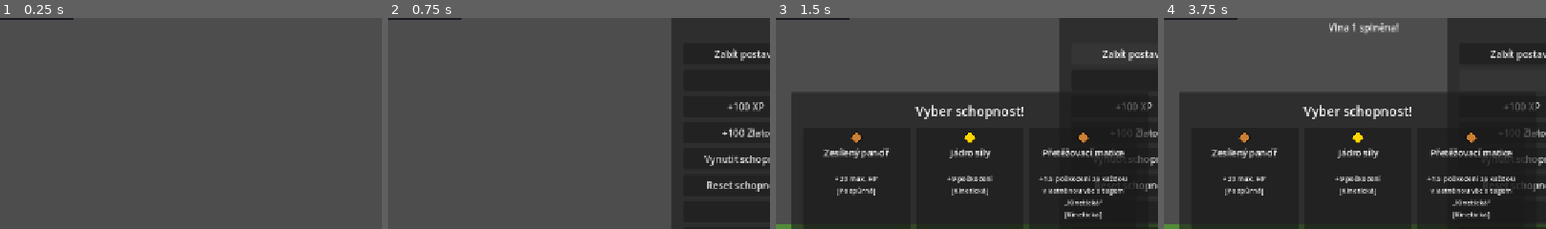
Above: before the commit, frames 1-4 (left to right).
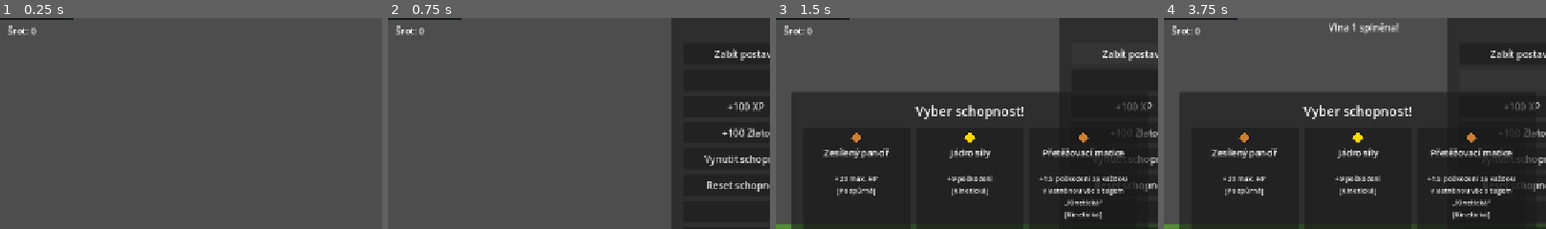
Above: after the commit, the same moments.

Repository: Wazzbi/auto-battler
Game: Godot game, scene res://scenes/main.tscn
The game is run twice, just before and just after one commit, with the same random seed, the same clock (stepped at 60 frames per second) and the same inputs.
Inputs:
- Up to frame 1 (0.25 s): no input
- Up to frame 2 (0.75 s): click "Debug" at 0.5 s
- Up to frame 3 (1.5 s): click "Zabít postavu" at 1.25 s
- Up to frame 4 (3.75 s): click "Nesmrtelnost: Vypnuto" at 2 s; click "Nesmrtelnost: Zapnuto" at 2.75 s; click "Přeskočit vlnu" at 3.5 s
The pictures show only the part of the screen within x 25-75%, y 8-58%; the shares and areas given below are measured in that part.

The runs differ from the first frame. In frame 1, 0.2% of the frame differs, in the area x 2-10%, y 3-9%; in frame 2, 0.2%; in frame 3, 0.2%; in frame 4, 0.2%.

Commit message:
Přidat šrot jako první krok budoucího systému blueprintů a craftění
Nepřátelé teď při smrti dropují šrot (GameManager.scrap, zatím jeden
typ suroviny, flat scrap_reward na enemy.gd) zobrazený v HUD vedle
zlata. Jde zatím jen o samotnou surovinu - blueprinty, recepty a
crafting UI v obchodě jsou navazující kroky.

Co-Authored-By: Claude Sonnet 5 <noreply@anthropic.com>

Diff:
--- a/scenes/enemies/enemy.gd
+++ b/scenes/enemies/enemy.gd
@@ -21,6 +21,10 @@
 @export var reward: int = 10
 ## Zkušenosti za zabití - hráč z nich sbírá úrovně a body do schopností
 @export var xp_reward: int = 12
+## Suroviny (šrot) za zabití - vstup pro budoucí crafting (viz "Suroviny a
+## crafting" v CLAUDE.md). Zatím stejná plochá hodnota pro každého nepřítele,
+## stejně jako reward/xp_reward dnes u Elite.
+@export var scrap_reward: int = 1
 ## Jak blízko svého STŘEDU musí projektil dolétnout, aby se počítal zásah.
 ## Musí zhruba odpovídat polovině šířky vizuálu (Polygon2D), jinak zásah
 ## vypadá, že se stane příliš brzy/pozdě vůči tomu, co je vidět na obrazovce -
@@ -102,5 +106,5 @@
 	if _is_dead:
 		return
 	_is_dead = true
-	GameManager.enemy_defeated(reward, xp_reward)
+	GameManager.enemy_defeated(reward, xp_reward, scrap_reward)
 	queue_free()
--- a/scenes/ui/hud.gd
+++ b/scenes/ui/hud.gd
@@ -39,6 +39,7 @@
 @onready var xp_bar: ProgressBar = $Control/XPBar
 @onready var xp_label: Label = $Control/XPBar/XPLabel
 @onready var gold_label: Label = $Control/GoldLabel
+@onready var scrap_label: Label = $Control/ScrapLabel
 
 @onready var shop_panel: Panel = $Control/ShopPanel
 @onready var shop_close_button: Button = $Control/ShopPanel/CloseButton
@@ -175,6 +176,7 @@
 func _ready() -> void:
 	GameManager.wave_started.connect(_on_wave_started)
 	GameManager.currency_changed.connect(_on_currency_changed)
+	GameManager.scrap_changed.connect(_on_scrap_changed)
 	GameManager.xp_changed.connect(_on_xp_changed)
 	GameManager.level_changed.connect(_on_level_changed)
 	GameManager.ability_draft_ready.connect(_on_ability_draft_ready)
@@ -265,6 +267,10 @@
 	gold_label.text = "Zlato: %d" % new_amount
 	if shop_panel.visible:
 		_refresh_shop_panel()
+
+
+func _on_scrap_changed(new_amount: int) -> void:
+	scrap_label.text = "Šrot: %d" % new_amount
 
 
 func _on_xp_changed(current_xp: int, xp_needed: int) -> void:
@@ -427,6 +433,7 @@
 	loop_label.text = "Kolo %d" % GameManager.loop_count
 	level_label.text = str(GameManager.player_level)
 	gold_label.text = "Zlato: %d" % GameManager.currency
+	scrap_label.text = "Šrot: %d" % GameManager.scrap
 	_on_xp_changed(GameManager.player_xp, GameManager.xp_for_next_level())
 	_refresh_abilities()
 	_refresh_shop_slots()
--- a/scenes/ui/hud.tscn
+++ b/scenes/ui/hud.tscn
@@ -118,6 +118,16 @@
 offset_bottom = 100.0
 theme_override_font_sizes/font_size = 15
 text = "Zlato: 0"
+horizontal_alignment = 0
+
+[node name="ScrapLabel" type="Label" parent="Control"]
+layout_mode = 0
+offset_left = 328.0
+offset_top = 76.0
+offset_right = 528.0
+offset_bottom = 100.0
+theme_override_font_sizes/font_size = 15
+text = "Šrot: 0"
 horizontal_alignment = 0
 
 [node name="AbilitiesContainer" type="Control" parent="Control"]
--- a/scripts/autoload/game_manager.gd
+++ b/scripts/autoload/game_manager.gd
@@ -8,6 +8,9 @@
 signal game_over_triggered
 signal game_won_triggered
 signal currency_changed(new_amount: int)
+## Emitne se, když se změní množství suroviny (šrotu) - viz "Suroviny a
+## crafting" v CLAUDE.md. Stejný vzor jako currency_changed.
+signal scrap_changed(new_amount: int)
 signal xp_changed(current_xp: int, xp_needed: int)
 signal level_changed(new_level: int)
 ## Emitne se, když je k dispozici nová nabídka schopností k výběru (viz
@@ -389,6 +392,10 @@
 ## viz _start_new_loop(). Resetuje se jen na skutečný Game Over (reset_game()).
 var loop_count: int = 1
 var currency: int = 0
+## Nakrafťovaná surovina (šrot) - vstup pro budoucí blueprinty/crafting v
+## obchodě (viz "Suroviny a crafting" v CLAUDE.md). Zatím jediný typ suroviny,
+## stejné run-scoped chování jako currency (resetuje se v reset_game()).
+var scrap: int = 0
 var enemies_alive: int = 0
 var enemies_remaining_to_spawn: int = 0
 var state: State = State.INTRO
@@ -469,6 +476,7 @@
 	state = State.INTRO
 	player_level = 1
 	player_xp = 0
+	scrap = 0
 	pending_ability_drafts = 0
 	_current_ability_offer = []
 	owned_abilities.clear()
@@ -485,10 +493,13 @@
 	enemies_alive += 1
 
 
-## Zavolá nepřítel při své smrti - přidá měnu i XP a zkontroluje stav vlny
-func enemy_defeated(reward: int, xp_reward: int) -> void:
+## Zavolá nepřítel při své smrti - přidá měnu, suroviny i XP a zkontroluje
+## stav vlny
+func enemy_defeated(reward: int, xp_reward: int, scrap_reward: int = 0) -> void:
 	currency += reward
 	currency_changed.emit(currency)
+	scrap += scrap_reward
+	scrap_changed.emit(scrap)
 	add_xp(xp_reward)
 	enemies_alive -= 1
 
Not shown, changed: CLAUDE.md
